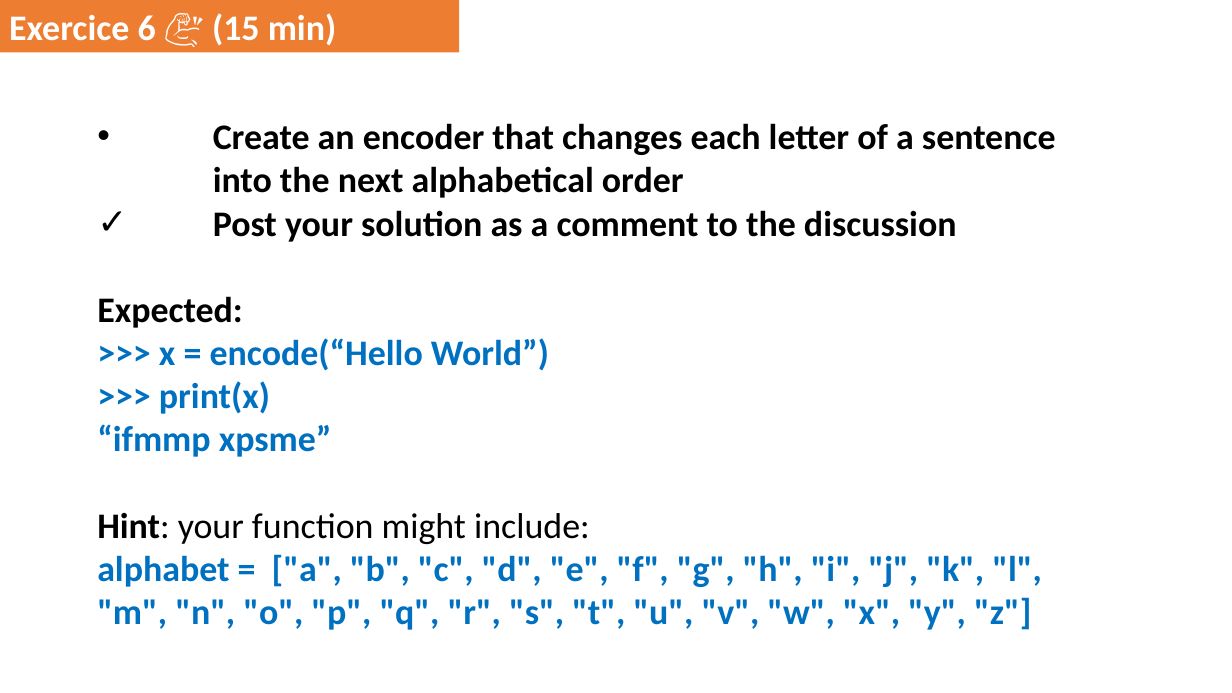
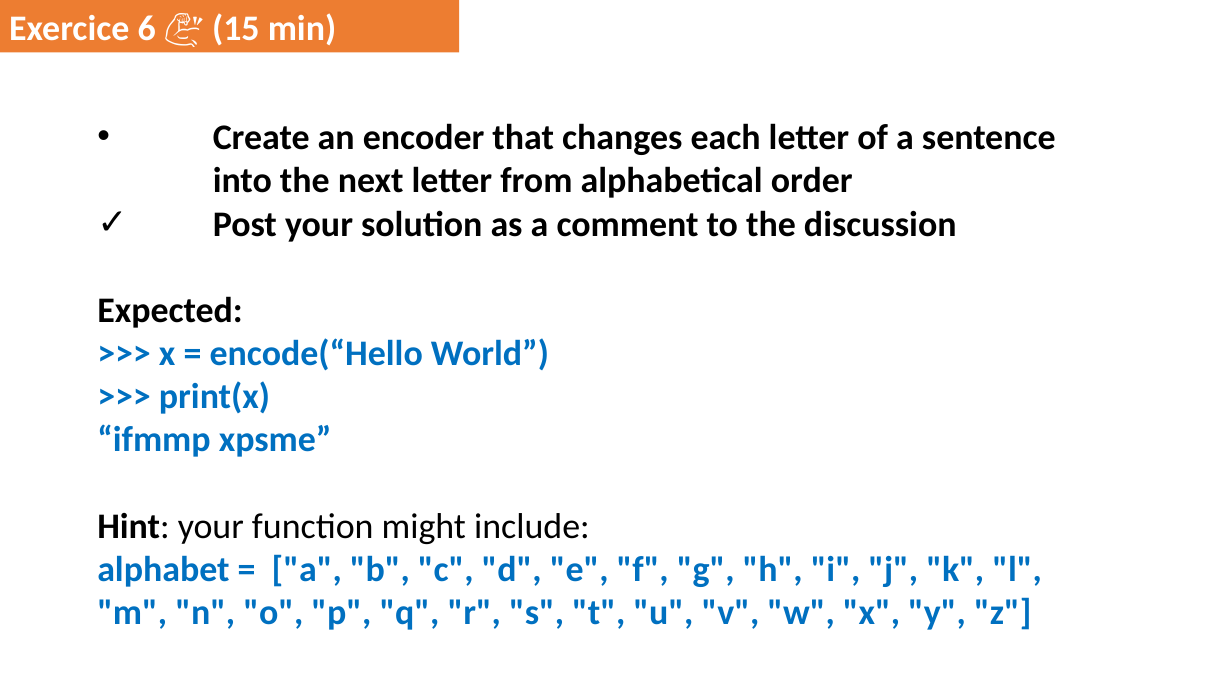
Before and after one commit to DominiqueMakowski/teaching, a slide deck: slide 27 of Python/2022_Zurich/AdvancedPython_2022.pptx (slide 25 before the commit). Drawn at 1232x693 pixels with LibreOffice and Linux fonts; fonts in the diff are those of the drawing. Boxes give left, top, right and bottom in pixels: in the first picture for what was removed or moved away, otherwise in the second. Text is boxed around its words. In the diff, an @@ line names an element or a change of style, - is before the commit and + after.

```diff
--- a/Python/2022_Zurich/AdvancedPython_2022.pptx
+++ b/Python/2022_Zurich/AdvancedPython_2022.pptx
@@ text at [213,123,1056,198]: text changed @@
-• Create an encoder that changes each letter of a sentence into the next alphabetical order
+• Create an encoder that changes each letter of a sentence into the next letter from alphabetical order
```
Also in this commit, not shown: 27 other slides changed, 5 slides added.
